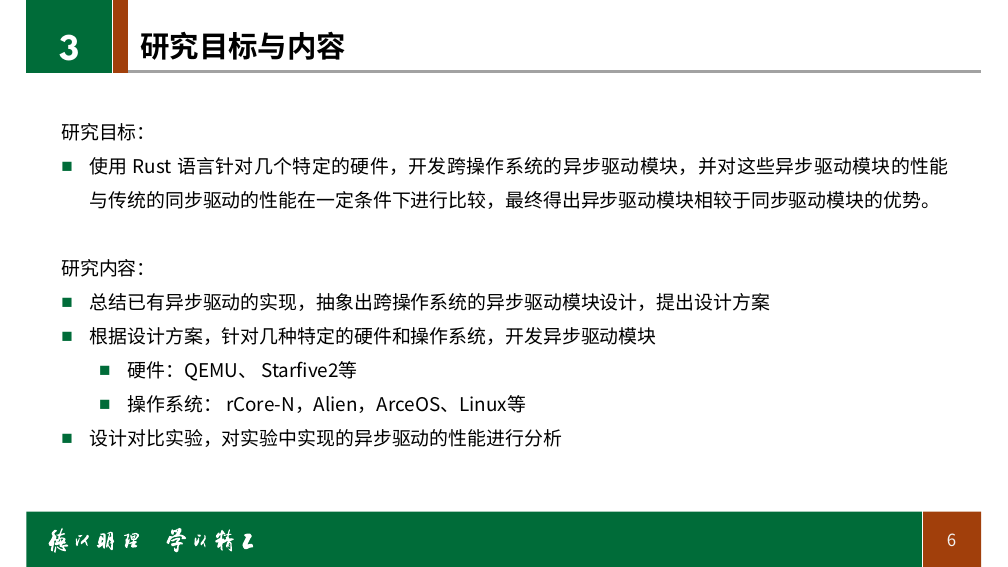
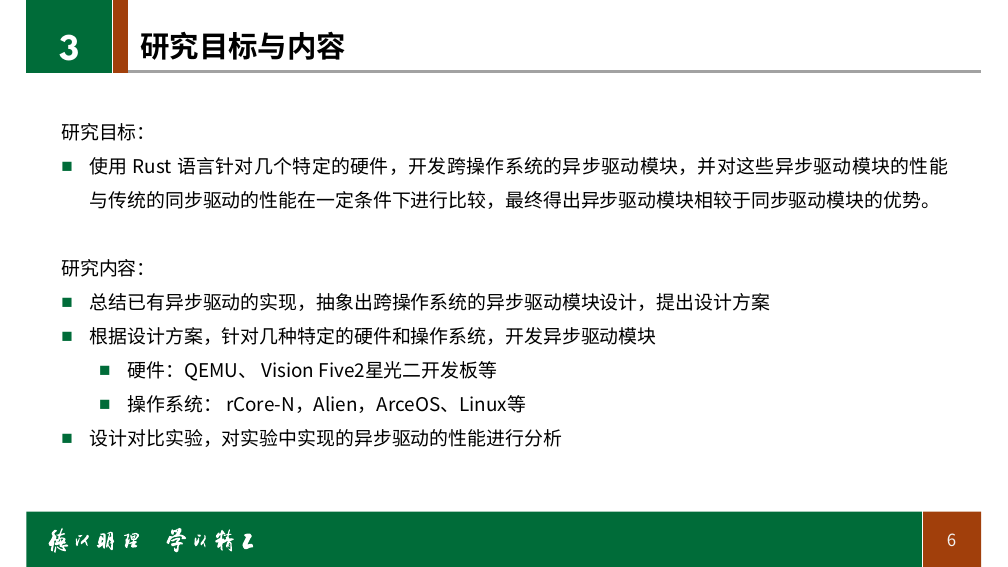
Before and after one commit to BITcyman/Rust-os-learning, a slide deck: slide 6 of report/毕业设计开题报告.pptx. Drawn at 1008x567 pixels with LibreOffice and Linux fonts; fonts in the diff are those of the drawing; background and template pictures are left out. Boxes give left, top, right and bottom in pixels: in the first picture for what was removed or moved away, otherwise in the second. Text is boxed around its words. In the diff, an @@ line names an element or a change of style, - is before the commit and + after.

```diff
--- a/report/毕业设计开题报告.pptx
+++ b/report/毕业设计开题报告.pptx
@@ text at bbox=[127, 361, 498, 381]: text changed @@
-  ■ 硬件：QEMU、 Starfive2等
+  ■ 硬件：QEMU、 Vision Five2星光二开发板等
```
Also in this commit, not shown: 2 other slides changed, 5 other files.
